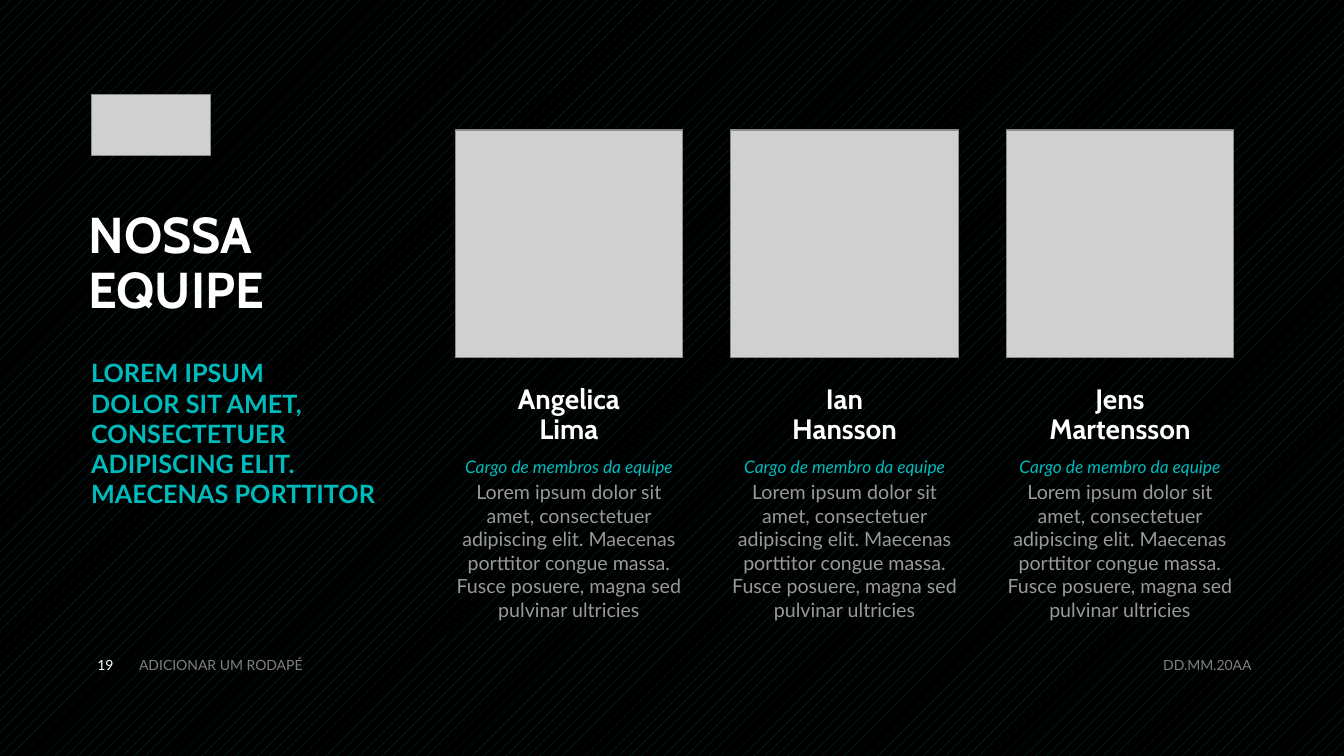
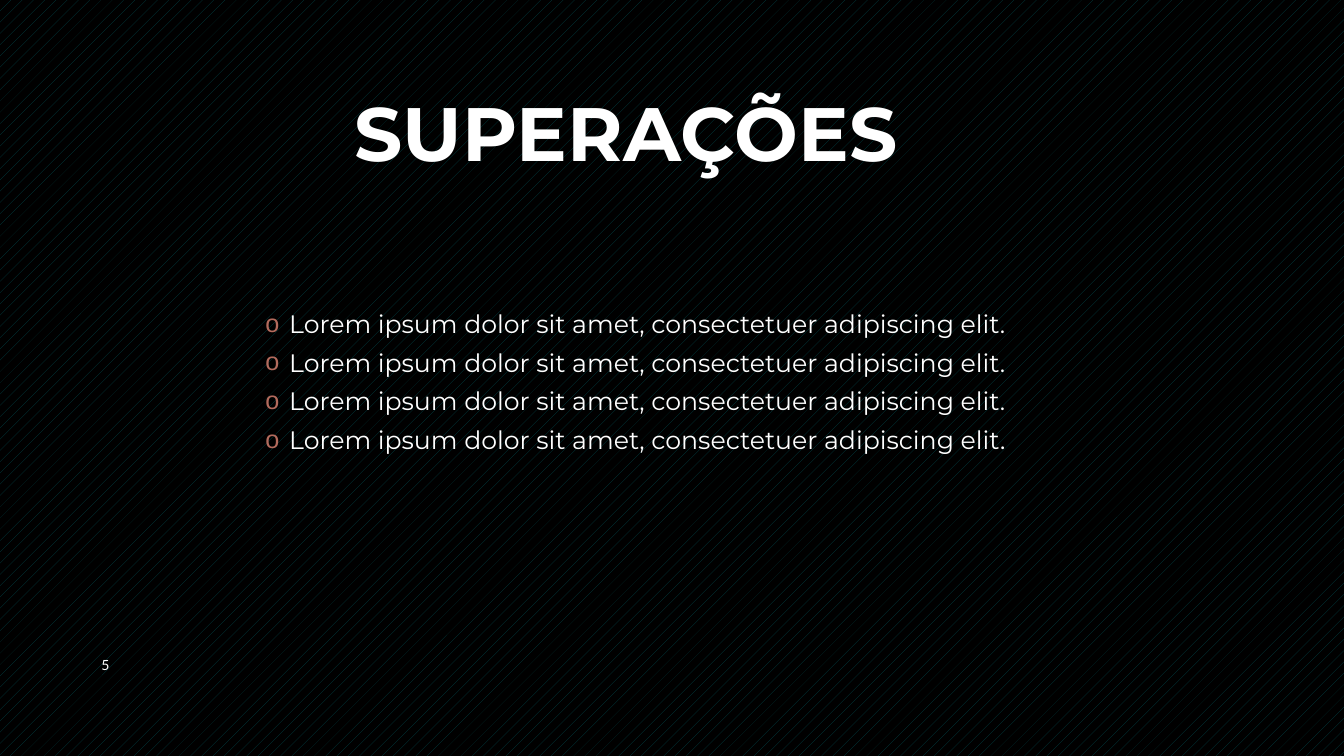
Before and after one commit to marianacazzoto/Projeto-Alem-do-Rap, a slide deck: slide 5 of Apresentação.pptx (slide 19 before the commit). Drawn at 1344x756 pixels with LibreOffice and Linux fonts; fonts in the diff are those of the drawing; grey boxes stand for pictures. Boxes give left, top, right and bottom in pixels: in the first picture for what was removed or moved away, otherwise in the second. Text is boxed around its words. In the diff, an @@ line names an element or a change of style, - is before the commit and + after.

```diff
--- a/Apresentação.pptx
+++ b/Apresentação.pptx
@@ picture removed at <box>92,95,211,155</box> @@
@@ title added at <box>354,92,897,179</box>, 54 pt, text #FFFFFF, bold @@
+SUPERAÇÕES
@@ picture removed at <box>456,130,684,358</box> @@
@@ picture removed at <box>731,130,959,358</box> @@
@@ picture removed at <box>1006,130,1234,358</box> @@
@@ title removed at <box>89,217,264,309</box> @@
-NOSSA
-EQUIPE
@@ text added at <box>289,314,1006,454</box>, 18 pt, text #FFFFFF @@
+o Lorem ipsum dolor sit amet, consectetuer adipiscing elit.
+o Lorem ipsum dolor sit amet, consectetuer adipiscing elit.
+o Lorem ipsum dolor sit amet, consectetuer adipiscing elit.
+o Lorem ipsum dolor sit amet, consectetuer adipiscing elit.
@@ text removed at <box>91,363,375,503</box> @@
-LOREM IPSUM
-DOLOR SIT AMET, CONSECTETUER ADIPISCING ELIT. MAECENAS PORTTITOR
@@ text removed at <box>518,388,620,440</box> @@
-Angelica
-Lima
@@ text removed at <box>792,389,897,440</box> @@
-Ian
-Hansson
@@ text removed at <box>1049,389,1190,440</box> @@
-Jens
-Martensson
@@ text removed at <box>465,460,673,477</box> @@
-Cargo de membros da equipe
@@ text removed at <box>744,460,945,476</box> @@
-Cargo de membro da equipe
@@ text removed at <box>1019,460,1221,476</box> @@
-Cargo de membro da equipe
@@ text removed at <box>457,484,681,621</box> @@
-Lorem ipsum dolor sit amet, consectetuer adipiscing elit. Maecenas porttitor congue massa. Fusce posuere, magna sed pulvinar ultricies
@@ text removed at <box>732,484,957,621</box> @@
-Lorem ipsum dolor sit amet, consectetuer adipiscing elit. Maecenas porttitor congue massa. Fusce posuere, magna sed pulvinar ultricies
@@ text removed at <box>1008,484,1232,621</box> @@
-Lorem ipsum dolor sit amet, consectetuer adipiscing elit. Maecenas porttitor congue massa. Fusce posuere, magna sed pulvinar ultricies
@@ text removed at <box>139,657,303,670</box> @@
-ADICIONAR UM RODAPÉ
@@ page number at <box>101,660,109,670</box>: text changed @@
-19
+5
@@ text removed at <box>1163,660,1251,670</box> @@
-DD.MM.20AA
```
Also in this commit, not shown: 3 other slides changed, 3 slides added, 24 slides removed, 8 other files.
